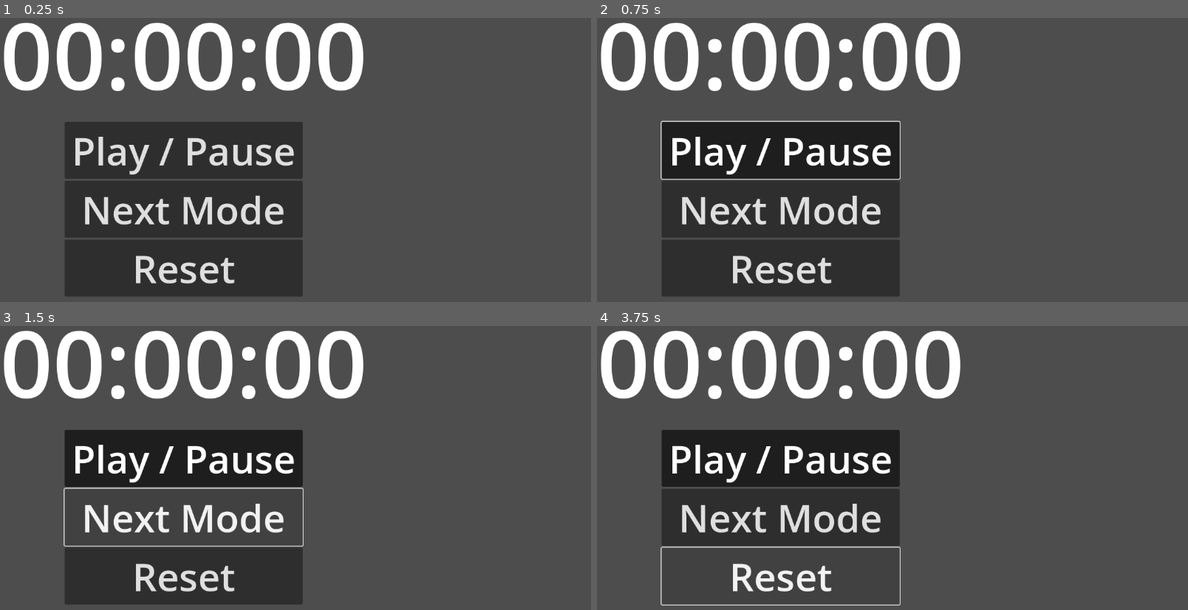
Above: before the commit, frames 1-4 (two rows, left to right).
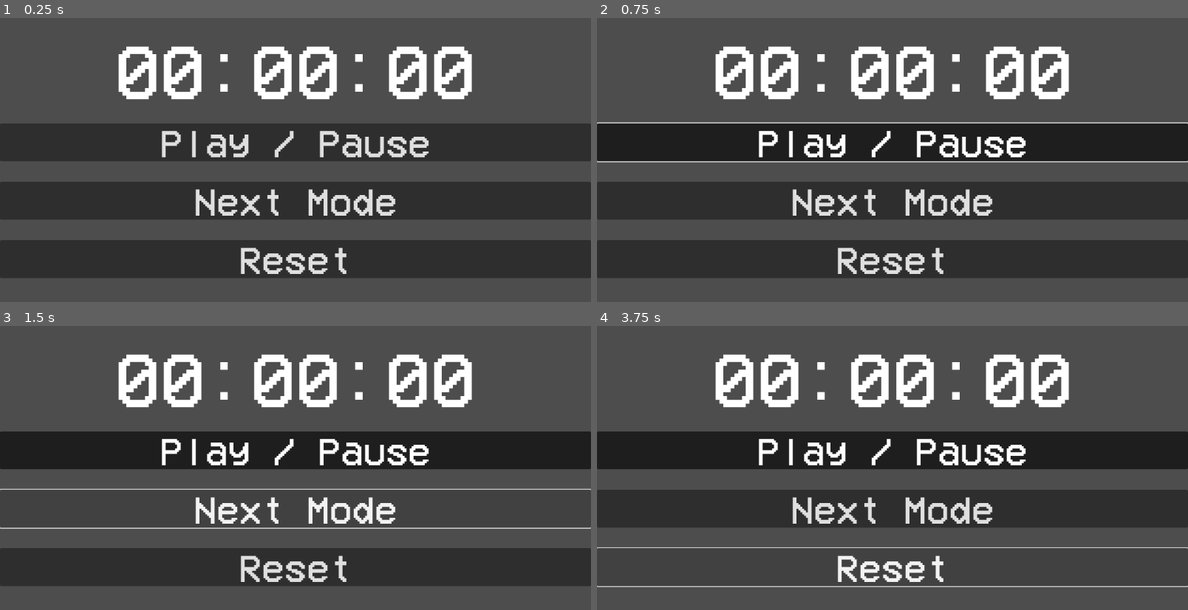
Above: after the commit, the same moments.

Repository: EOMJ89/flowmodoro-godot-4
Game: Godot game, scene res://scenes/stop_watch.tscn
Two runs of this game, one before a commit and one after it. Both use one fixed random seed, a clock stepped at 60 frames per second and the inputs below. Before the commit the project starts from res://stop_watch.tscn.
Inputs:
- Up to frame 1 (0.25 s): no input
- Up to frame 2 (0.75 s): click "Play / Pause" at 0.5 s
- Up to frame 3 (1.5 s): click "Next Mode" at 1.25 s
- Up to frame 4 (3.75 s): click "Next Mode" at 2 s; click "Next Mode" at 2.75 s; click "Reset" at 3.5 s

The runs differ from the first frame. In frame 1, 44% of the frame differs, in the area x 0-100%, y 1-98%; in frame 2, 45%; in frame 3, 36%; in frame 4, 35%.

Commit message:
mejoradas las visuales, mejorada documentación de código

Diff:
--- a/project.godot
+++ b/project.godot
@@ -11,19 +11,25 @@
 [application]
 
 config/name="FlowmodoroApp"
-run/main_scene="res://stop_watch.tscn"
-config/features=PackedStringArray("4.0", "Mobile")
+run/main_scene="res://Scenes/stop_watch.tscn"
+config/features=PackedStringArray("4.2", "Mobile")
 config/icon="res://icon.svg"
 
 [autoload]
 
-GLOBALS="*res://GLOBALS.gd"
+GLOBALS="*res://Scripts/GLOBALS.gd"
 
 [display]
 
 window/stretch/mode="viewport"
 window/stretch/aspect="keep_height"
 
+[file_customization]
+
+folder_colors={
+"res://Scenes/": "red"
+}
+
 [rendering]
 
 renderer/rendering_method="mobile"
--- a/stop_watch.tscn
+++ b/scenes/stop_watch.tscn
@@ -1,39 +1,38 @@
 [gd_scene load_steps=5 format=3 uid="uid://cwmy1l37av7xv"]
 
-[ext_resource type="Script" path="res://StopWatch.gd" id="1_rspyv"]
-[ext_resource type="Script" path="res://MainNode.gd" id="1_srokb"]
-[ext_resource type="Script" path="res://Countdown.gd" id="3_fk54w"]
-
-[sub_resource type="SystemFont" id="SystemFont_diuvv"]
+[ext_resource type="Script" path="res://scripts/MainNode.gd" id="1_k5rtu"]
+[ext_resource type="Script" path="res://scripts/StopWatch.gd" id="2_8ii5s"]
+[ext_resource type="Script" path="res://scripts/Countdown.gd" id="3_80xr2"]
+[ext_resource type="Theme" uid="uid://b08r67qvko387" path="res://themes/clock_theme.tres" id="4_rje6h"]
 
 [node name="MainNode" type="Node" node_paths=PackedStringArray("stopWatch", "countdown", "timeLabel")]
-script = ExtResource("1_srokb")
+script = ExtResource("1_k5rtu")
 stopWatch = NodePath("StopWatch")
 countdown = NodePath("Countdown")
-timeLabel = NodePath("TimeLabel")
-metadata/_edit_vertical_guides_ = [716.0]
+timeLabel = NodePath("HFlowContainer/TimeLabel")
 
 [node name="StopWatch" type="Node" parent="."]
-script = ExtResource("1_rspyv")
+script = ExtResource("2_8ii5s")
 
 [node name="Countdown" type="Node" parent="."]
-script = ExtResource("3_fk54w")
-time_divisor = 5.0
-
-[node name="TimeLabel" type="Label" parent="."]
-offset_right = 716.0
-offset_bottom = 249.0
-theme_override_fonts/font = SubResource("SystemFont_diuvv")
-theme_override_font_sizes/font_size = 180
-text = "00:00:00"
-horizontal_alignment = 1
+script = ExtResource("3_80xr2")
 
 [node name="HFlowContainer" type="VBoxContainer" parent="."]
-offset_left = 126.0
-offset_top = 256.0
-offset_right = 590.0
-offset_bottom = 597.0
+anchors_preset = 15
+anchor_right = 1.0
+anchor_bottom = 1.0
+grow_horizontal = 2
+grow_vertical = 2
+theme = ExtResource("4_rje6h")
+theme_override_constants/separation = 40
 alignment = 1
+
+[node name="TimeLabel" type="Label" parent="HFlowContainer"]
+layout_mode = 2
+theme = ExtResource("4_rje6h")
+theme_override_font_sizes/font_size = 150
+text = "00:00:01"
+horizontal_alignment = 1
 
 [node name="StartPauseButton" type="Button" parent="HFlowContainer"]
 layout_mode = 2
--- a/Countdown.gd
+++ b/scripts/Countdown.gd
@@ -20,12 +20,12 @@
 	super.calc_time_elapsed()
 	self.verify_end_of_countdown()
 
-
+## Set countdown time + an extra second to prevent instant second switching
 func initialize_end_time(time_elapsed: float) -> void:
 	var future_time: float = time_elapsed / self.time_divisor
 	self.runStartTimestamp = floori(self.currTime + future_time) + 0.999
 
-
+## Verify if the countdown ended and send the signal if the countdown ended
 func verify_end_of_countdown() -> void:
 	if self.currStatus != GLOBALS.StatusType.RUNNING:
 		return
--- a/MainNode.gd
+++ b/scripts/MainNode.gd
@@ -6,7 +6,7 @@
 @export var timeLabel: Label
 
 
-# Enum Vars
+## Enum Vars
 var currMode: GLOBALS.ModeType = GLOBALS.ModeType.NONE
 
 
--- a/TimeCalculator.gd
+++ b/scripts/TimeCalculator.gd
@@ -1,34 +1,44 @@
 class_name TimeCalculator
 extends Node
+## Basic Logic for Timer / Countdown
+##
+## Initial logic for initialization, execution and switching modes for
+## Timer and Countdown Nodes.
 
-
-# Status
+## Status Enum for Current Status of the Node
 var currStatus: GLOBALS.StatusType = GLOBALS.StatusType.NONE
 
-# TimeStamps
+## TimeStamp for
+## the time at which a [color=yellow]Timer was started[/color] or
+## the time at which a [color=yellow]Countdown will end[/color].
 var runStartTimestamp: float = 0
+## TimeStamp for the time at which a [color=yellow]Pause was started[/color].
 var pauseStartTimestamp: float = 0
 
-# Times
+## Current time Elapsed in Timer / Remaining in Countdown.
 var runTime: float = 0
+## Current Pause time in Timer / Countdown.
 var pauseTime: float = 0
+## Current Total time Elapsed in Timer / Remaining in Countdown.
 var totalTime: float = 0
+## Shortcut to obtain current Unix Time From System.
 var currTime: float:
 	get:
 		return Time.get_unix_time_from_system()
 
-# Text
+## Shortcut to convert a Unix Time Timestamp into
+## a Time String Text for Visuals
 var totalTimeText: String:
 	get:
 		return Time.get_time_string_from_unix_time(self.totalTime as int)
 
 
-## Inicialization
+## Inicialization, reset the Node
 func _ready() -> void:
 	self.reset()
 
 
-## Reset status and times
+## Initialization of Status and Timestamps
 func reset() -> void:
 	self.runStartTimestamp = 0
 	self.pauseStartTimestamp = 0
@@ -40,7 +50,7 @@
 	print("restart ", self.name)
 
 
-## Process elapsed time only when timer is running
+## Process elapsed time when timer is running
 func _process(_delta: float) -> void:
 	if self.currStatus == GLOBALS.StatusType.RUNNING:
 		self.calc_time_elapsed()
@@ -54,12 +64,12 @@
 	print("Inicia RUN MODE para ", self.name)
 
 
-## Get time elapsed in inherited classes
+## Get elapsed time elapsed in inherited classes
 func calc_time_elapsed() -> void:
 	pass
 
 
-## Set mode to PAUSE
+## Set mode to PAUSE, save time at which Pause was started
 func start_pause_mode() -> void:
 	self.pauseStartTimestamp = self.currTime
 
@@ -67,7 +77,7 @@
 	print("Inicia PAUSE MODE para ", self.name)
 
 
-## Set mode to RUNNING after PAUSE
+## Set mode to RUNNING after PAUSE and update the total paused time
 func stop_pause_mode() -> void:
 	self.pauseTime = self.refresh_time_paused()
 
@@ -75,14 +85,13 @@
 	print("Termina PAUSE MODE para ", self.name)
 
 
-## Refresh pause time on unpause
+## Calculates the total paused time
 func refresh_time_paused() -> float:
-	# Get moment where the unpause button was pressed and calc pause time
 	var currTimePaused: float = self.currTime - self.pauseStartTimestamp
 	return currTimePaused + self.pauseTime
 
 
-## Switch mode when pressing the button
+## Switch mode to RUNNING or PAUSE according to the current mode
 func switch_mode() -> void:
 	match self.currStatus:
 		GLOBALS.StatusType.NONE:
--- /dev/null
+++ b/themes/clock_theme.tres
@@ -0,0 +1,6 @@
+[gd_resource type="Theme" load_steps=2 format=3 uid="uid://b08r67qvko387"]
+
+[ext_resource type="FontFile" uid="uid://tl02yxi8a0d3" path="res://Themes/fonts/VCR_OSD_MONO_1.001.ttf" id="1_u0kck"]
+
+[resource]
+default_font = ExtResource("1_u0kck")
Renamed: GLOBALS.gd -> scripts/GLOBALS.gd
Renamed: StopWatch.gd -> scripts/StopWatch.gd
Binary file added: themes/fonts/VCR_OSD_MONO_1.001.ttf
Not shown, added: themes/fonts/VCR_OSD_MONO_1.001.ttf.import
